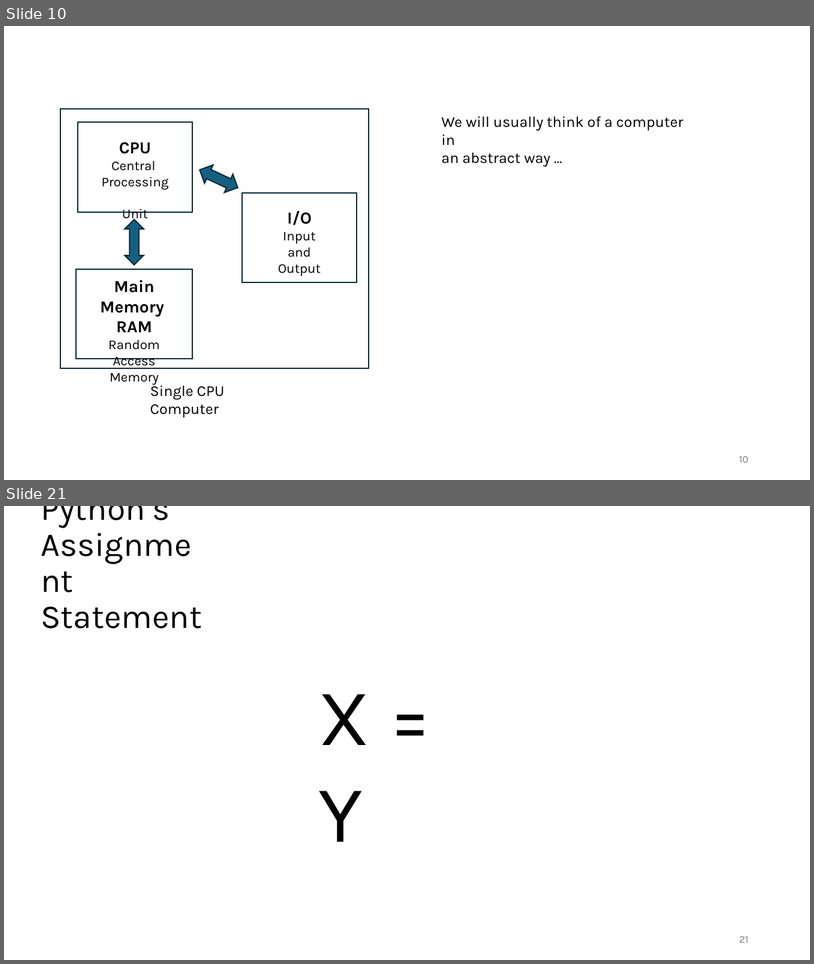
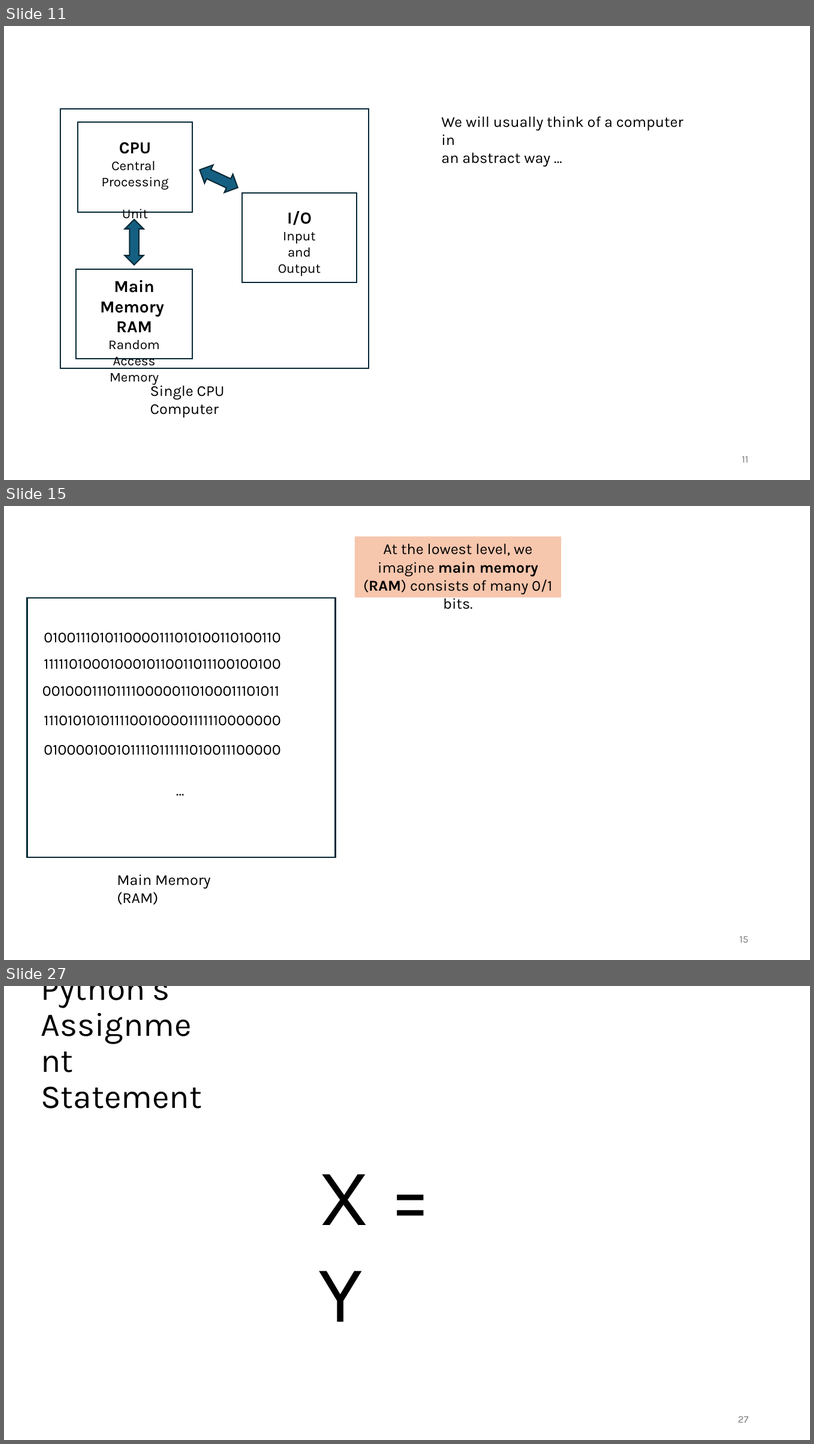
Before and after one commit to tjd1234/cmpt120spring2026, a slide deck: lecture_notes/chapter2/chapter2.pptx. Shown one above the other, each under a label of ours: slides 10 and 21 before the commit, slides 11, 15 and 27 after it; the slides between them are not shown. The pictures are 814x964 and 814x1444 pixels, drawn with LibreOffice and Linux fonts; fonts in the diff are those of the drawing. Boxes give left, top, right and bottom in pixels: in the first picture for what was removed or moved away, otherwise in the second. Text is boxed around its words. In the diff, an @@ line names an element or a change of style, - is before the commit and + after.

```diff
--- a/lecture_notes/chapter2/chapter2.pptx
+++ b/lecture_notes/chapter2/chapter2.pptx
@@ slide 15 added at (x1=4, y1=506, x2=810, y2=960), background #FFFFFF @@
@@ rectangle added at (x1=355, y1=536, x2=561, y2=597), fill #F6C6AD, 18 pt, text #000000 @@
+At the lowest level, we imagine main memory (RAM) consists of many 0/1 bits.
@@ rectangle added at (x1=27, y1=598, x2=336, y2=857), outline #092A39 1.5 pt @@
@@ text added at (x1=44, y1=633, x2=281, y2=643), 18 pt, text #000000 @@
+0100111010110000111010100110100110
@@ text added at (x1=44, y1=659, x2=281, y2=669), 18 pt, text #000000 @@
+1111101000100010110011011100100100
@@ text added at (x1=42, y1=686, x2=279, y2=696), 18 pt, text #000000 @@
+0010001110111100000110100011101011
@@ text added at (x1=44, y1=715, x2=281, y2=726), 18 pt, text #000000 @@
+1110101010111100100001111110000000
@@ text added at (x1=44, y1=745, x2=281, y2=755), 18 pt, text #000000 @@
+0100001001011110111111010011100000
@@ text added at (x1=170, y1=778, x2=196, y2=802), 18 pt, text #000000 @@
+…
@@ text added at (x1=117, y1=874, x2=210, y2=904), 18 pt, text #000000 @@
+Main Memory (RAM)
@@ page number added at (x1=740, y1=936, x2=749, y2=942), 12 pt, text #797979 @@
+15
@@ what was slide 10 is now slide 11 @@
@@ page number at (x1=742, y1=456, x2=749, y2=462): text changed @@
-10
+11
@@ what was slide 21 is now slide 27 @@
@@ page number at (x1=738, y1=1416, x2=749, y2=1422): text changed @@
-21
+27
```
Also in this commit, not shown: 15 slides changed, 9 other slides added, 34 other files.
